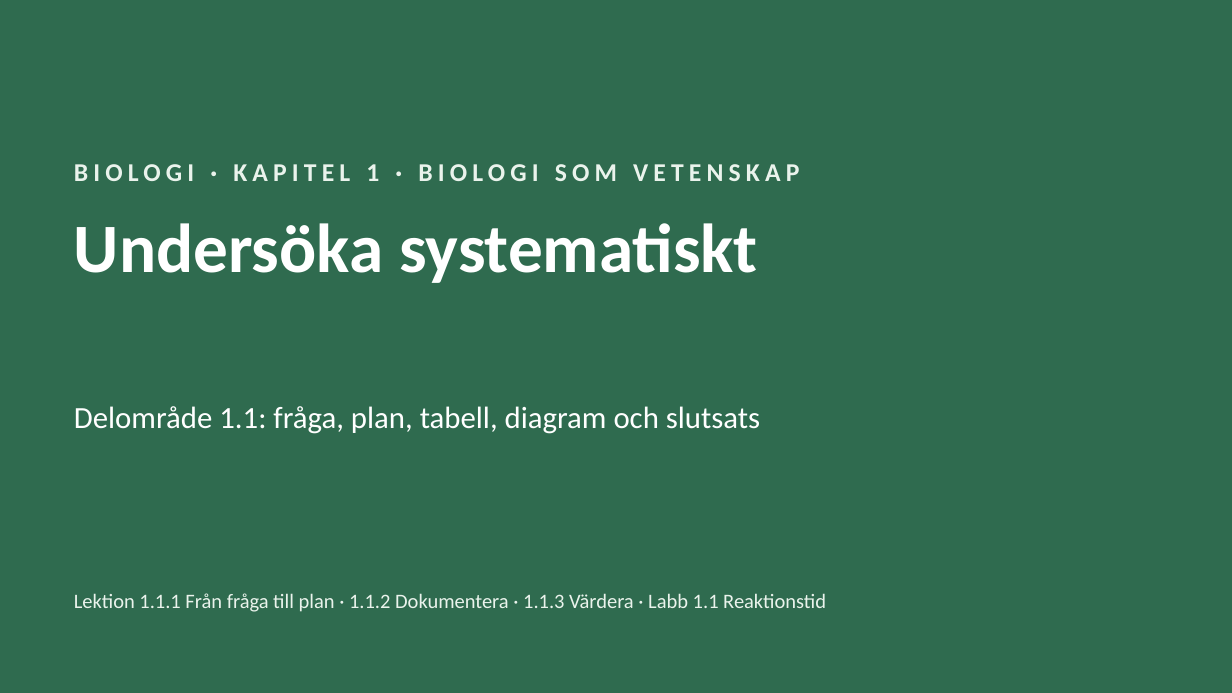
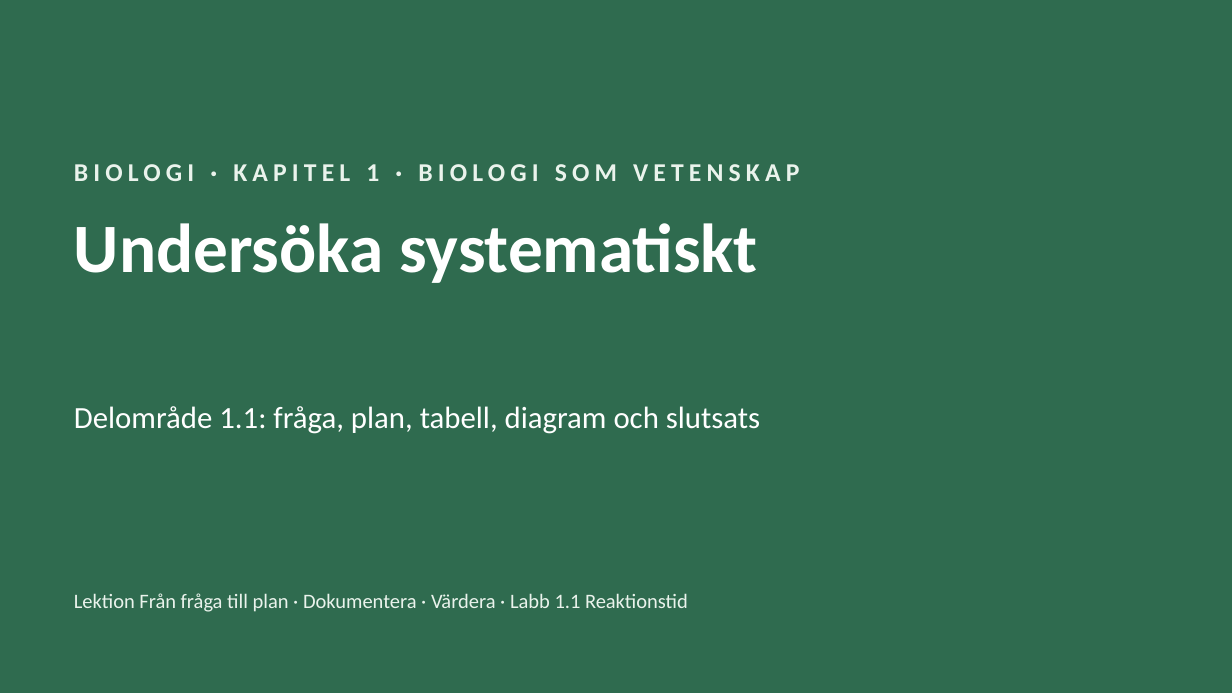
Before and after one commit to sweviktor95/pluggis, a slide deck: slide 1 of planering/biologi-omrade1/biologi-1-1-undersoka-systematiskt.pptx. Drawn at 1232x693 pixels with LibreOffice and Linux fonts; fonts in the diff are those of the drawing. Boxes give left, top, right and bottom in pixels: in the first picture for what was removed or moved away, otherwise in the second. Text is boxed around its words. In the diff, an @@ line names an element or a change of style, - is before the commit and + after.

```diff
--- a/planering/biologi-omrade1/biologi-1-1-undersoka-systematiskt.pptx
+++ b/planering/biologi-omrade1/biologi-1-1-undersoka-systematiskt.pptx
@@ text at box(74, 593, 688, 612): text changed @@
-Lektion 1.1.1 Från fråga till plan · 1.1.2 Dokumentera · 1.1.3 Värdera · Labb 1.1 Reaktionstid
+Lektion Från fråga till plan · Dokumentera · Värdera · Labb 1.1 Reaktionstid
```
Also in this commit, not shown: 6 other slides changed, 14 other files.
